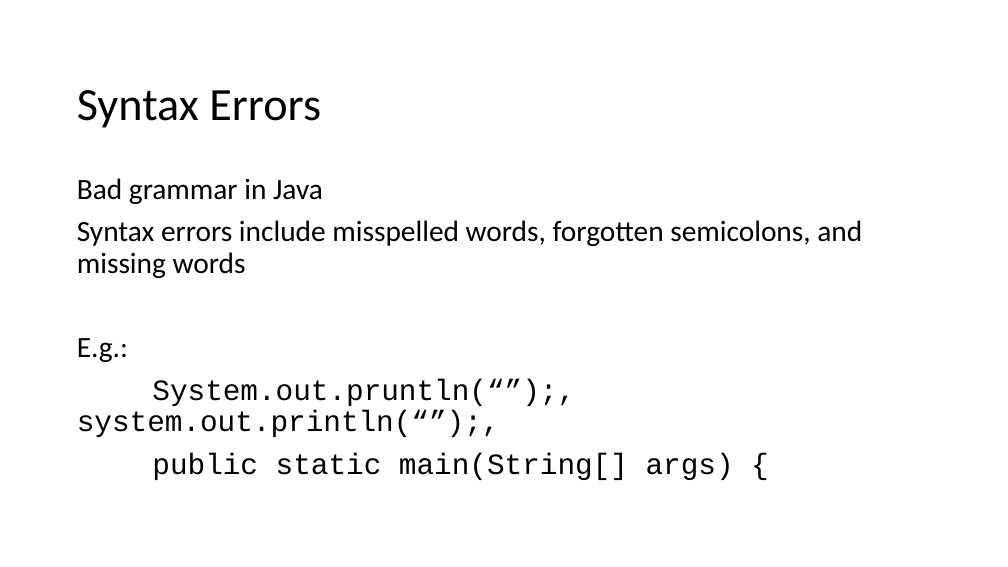
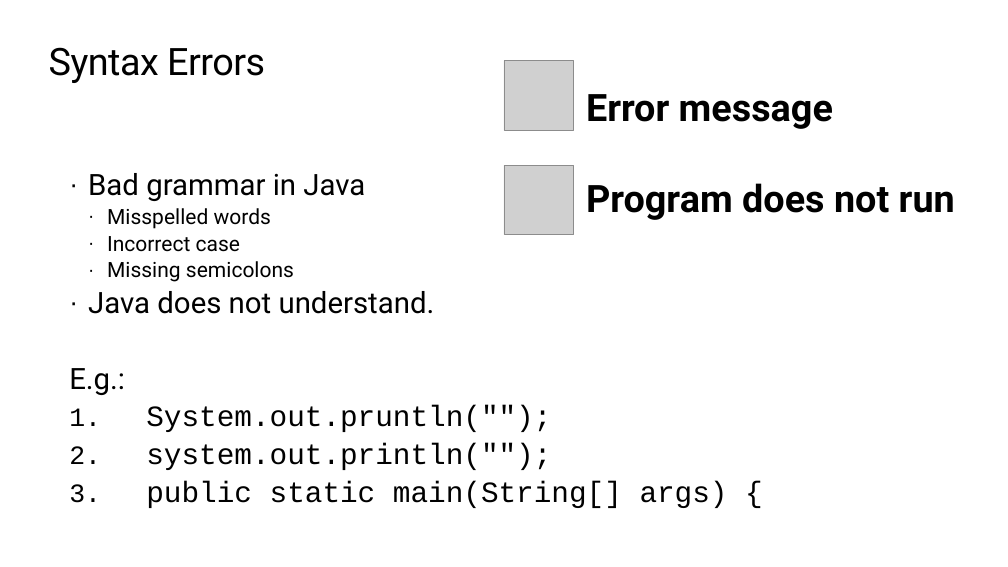
Before and after one commit to TEALSK12/apcsa-public, a slide deck: slide 40 of curriculum/Unit1/Unit1.pptx (slide 32 before the commit). Drawn at 1008x567 pixels with LibreOffice and Linux fonts; fonts in the diff are those of the drawing; grey boxes stand for pictures; background and template pictures are left out. Boxes give left, top, right and bottom in pixels: in the first picture for what was removed or moved away, otherwise in the second. Text is boxed around its words. In the diff, an @@ line names an element or a change of style, - is before the commit and + after.

```diff
--- a/curriculum/Unit1/Unit1.pptx
+++ b/curriculum/Unit1/Unit1.pptx
@@ title "Syntax Errors": place and size @@
-title "Syntax Errors" at box(77, 90, 321, 128)
+title "Syntax Errors" at box(49, 47, 265, 83)
@@ title "Syntax Errors" at box(49, 47, 265, 83): size 44 to 36 pt, font Calibri to Roboto, letter spacing 0 to -0.5 pt; line spacing 0.9 to 1; vertical alignment middle to top @@
@@ picture added at box(504, 60, 574, 130) @@
@@ text added at box(586, 94, 955, 220), 36 pt, text #000000, bold @@
+Error message
+Program does not run
@@ text at box(69, 173, 728, 508): font Calibri to Roboto in "Bad grammar in Java", "E.g.:"; bullet none to ·; less space between paragraphs; bullet none to 1. @@
@@ picture added at box(504, 165, 574, 234) @@
@@ text at box(88, 208, 435, 314): text changed; size 28 to 20 pt; font Calibri to Roboto @@
-Syntax errors include misspelled words, forgotten semicolons, and missing words
+  · Misspelled words
+  · Incorrect case
+  · Missing semicolons
+· Java does not understand.
@@ text at box(146, 405, 551, 470): text changed @@
-System.out.pruntln(“”);, system.out.println(“”);,
+1. System.out.pruntln("");
+2. system.out.println("");
```
Also in this commit, not shown: 64 other slides changed, 24 slides added, 13 slides removed.
